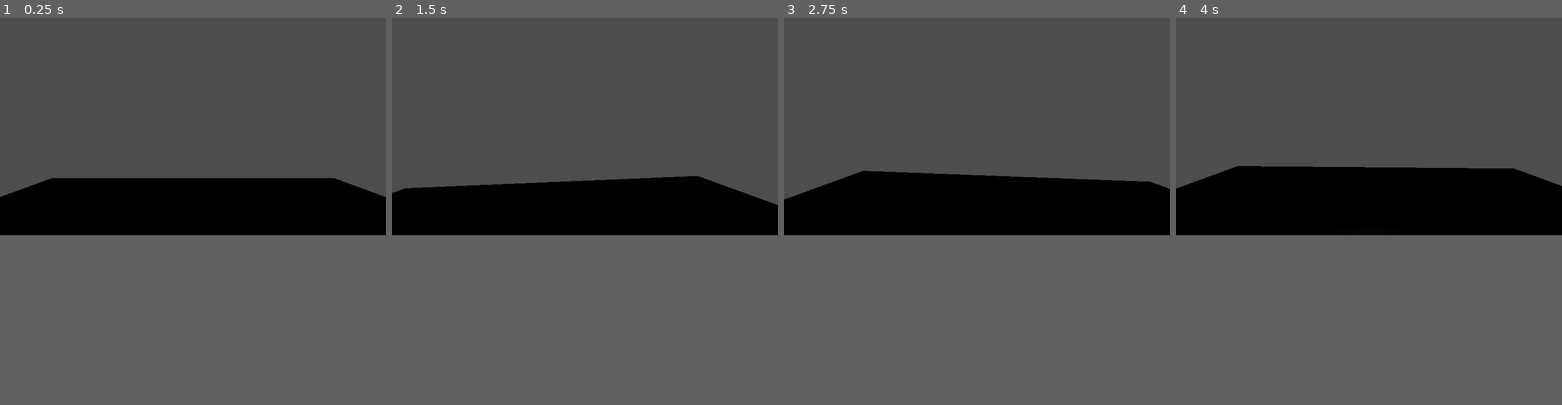
Above: before the commit, frames 1-4 (left to right).
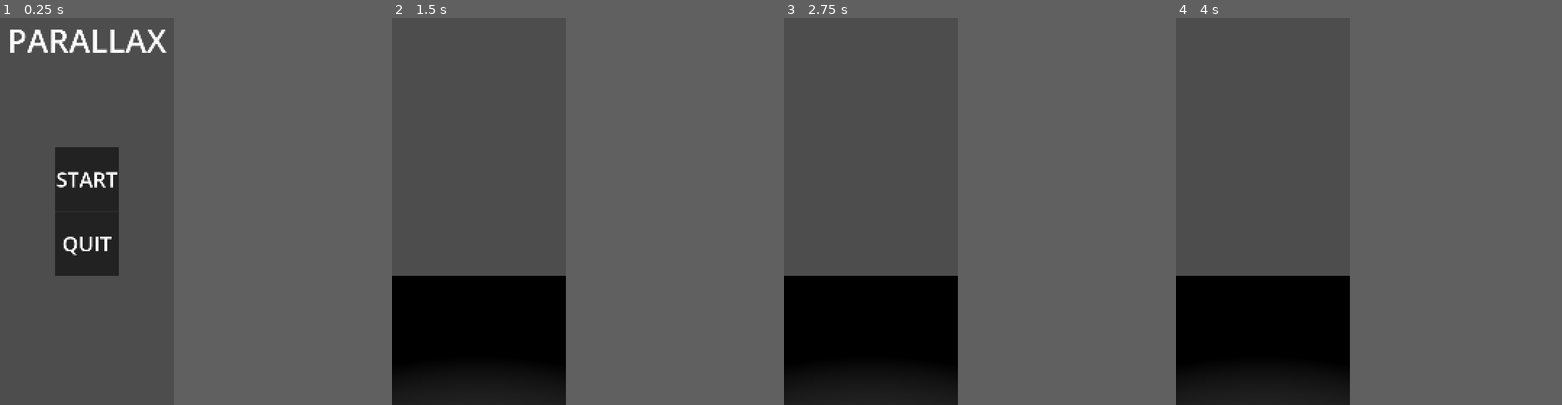
Above: after the commit, the same moments.

Repository: Mornistyr/Parallax
Game: Godot game, scene res://ui/main_menu.tscn
Same seed, same stepped clock (60 frames per second), same inputs: the game is played once before the commit and once after it. Before the commit the project starts from res://world/world.tscn.
Inputs (mouse positions are in pixels of both pictures, inside the frame that each line leads up to):
- Up to frame 1 (0.25 s): no input
- Up to frame 2 (1.5 s): click (585, 107) at 0.5 s, where only the run after the commit has a clickable "START"; tap Enter at 1.25 s; move the mouse to (669, 114) at 1.27 s
- Up to frame 3 (2.75 s): tap Space at 2 s; move the mouse to (899, 137) at 2.02 s
- Up to frame 4 (4 s): tap Enter at 2.75 s; move the mouse to (1407, 79) at 2.77 s; tap Space at 3.5 s; move the mouse to (1349, 168) at 3.52 s
In our replay, the window is 799x449 before the commit and 360x800 after it. These sizes can differ from the game's own. Grey fills any space a smaller window leaves; there, only what the larger window draws over its background counts as a difference.

The runs differ from the first frame. In frame 1, 18% of the frame differs, in the area x 0-100%, y 3-67%; in frame 2, 20%; in frame 3, 21%; in frame 4, 23%, in the area x 0-100%, y 38-100%.

Commit message:
added mobile support and basic events

Diff:
--- a/camera/camera_pivot.gd
+++ b/camera/camera_pivot.gd
@@ -2,7 +2,7 @@
 extends Node3D
 
 
-func _process(delta: float) -> void:
+func _process(_delta: float) -> void:
 	var camera_move_direction = get_viewport().get_mouse_position() / get_viewport().get_visible_rect().size
 	camera_move_direction = (camera_move_direction - Vector2(0.5, 0.5)) * 2
 
--- /dev/null
+++ b/events/base_event.gd
@@ -0,0 +1,18 @@
+class_name Event
+extends Node3D
+
+@onready var visible_on_screen_notifier_3d: VisibleOnScreenNotifier3D = $VisibleOnScreenNotifier3D
+
+func _ready() -> void:
+	setup()
+
+func _on_screen_entered() -> void:
+	LookEvents.looking_at_event()
+
+func _on_screen_exited() -> void:
+	LookEvents.looking_away_from_event()
+
+func setup()-> void:
+	visible_on_screen_notifier_3d.screen_entered.connect(_on_screen_entered)
+	visible_on_screen_notifier_3d.screen_exited.connect(_on_screen_exited)
+	look_at(Vector3.ZERO)
--- /dev/null
+++ b/events/base_event.tscn
@@ -0,0 +1,12 @@
+[gd_scene format=3 uid="uid://cwq6co4u2wg46"]
+
+[ext_resource type="PackedScene" uid="uid://csh7gp1sd0wf7" path="res://First3DAsset.fbx" id="1_kub4t"]
+[ext_resource type="Script" uid="uid://m0k5v5pw4wr6" path="res://events/base_event.gd" id="1_nr71x"]
+
+[node name="BaseEvent" type="Node3D" unique_id=1332809853 groups=["events"]]
+script = ExtResource("1_nr71x")
+
+[node name="First3DAsset" parent="." unique_id=1104715612 instance=ExtResource("1_kub4t")]
+
+[node name="VisibleOnScreenNotifier3D" type="VisibleOnScreenNotifier3D" parent="." unique_id=807271760]
+transform = Transform3D(1, 0, 0, 0, 1, 0, 0, 0, 1, 0, 1, 0)
--- a/events/earlytestingevent.tscn
+++ /dev/null
@@ -1,7 +0,0 @@
-[gd_scene format=3 uid="uid://cwq6co4u2wg46"]
-
-[ext_resource type="PackedScene" uid="uid://csh7gp1sd0wf7" path="res://First3DAsset.fbx" id="1_kub4t"]
-
-[node name="EventRoot" type="Node3D" unique_id=1332809853 groups=["events"]]
-
-[node name="First3DAsset" parent="." unique_id=1104715612 instance=ExtResource("1_kub4t")]
--- /dev/null
+++ b/events/slow_approach.gd
@@ -0,0 +1,20 @@
+class_name SlowApproach
+extends Event
+
+var target_destination : Vector3 = Vector3.ZERO
+var direction_vector : Vector3
+@export var speed : float = 100
+@onready var movement_interval_timer: Timer = $MovementIntervalTimer
+
+func _ready() -> void:
+	setup()
+	var direction : Vector3 = target_destination - position
+	direction_vector = direction.normalized()
+	movement_interval_timer.timeout.connect(_on_movement_interval_timer_timeout)
+
+
+func _on_movement_interval_timer_timeout() -> void:
+		if !visible_on_screen_notifier_3d.is_on_screen():
+			print("off screen, ima coming")
+			print(position)
+			position += direction_vector * speed
--- /dev/null
+++ b/events/slow_approach.tscn
@@ -0,0 +1,18 @@
+[gd_scene format=3 uid="uid://dc5bguuu07x48"]
+
+[ext_resource type="Script" uid="uid://dnqvh87iv0w7r" path="res://events/slow_approach.gd" id="1_0dkwp"]
+[ext_resource type="PackedScene" uid="uid://csh7gp1sd0wf7" path="res://First3DAsset.fbx" id="2_wqy60"]
+
+[node name="SlowApproach" type="Node3D" unique_id=1332809853 groups=["events"]]
+script = ExtResource("1_0dkwp")
+speed = 0.1
+
+[node name="First3DAsset" parent="." unique_id=1104715612 instance=ExtResource("2_wqy60")]
+transform = Transform3D(1, 0, 0, 0, 1, 0, 0, 0, 1, -0.04927349, 0.03944826, -0.01556778)
+
+[node name="VisibleOnScreenNotifier3D" type="VisibleOnScreenNotifier3D" parent="." unique_id=807271760]
+transform = Transform3D(0.5243962, 0, 0, 0, 0.57656235, 0, 0, 0, 0.56318474, 0, 1, 0)
+
+[node name="MovementIntervalTimer" type="Timer" parent="." unique_id=1364220618]
+wait_time = 0.5
+autostart = true
--- /dev/null
+++ b/globals/LookEvents.gd
@@ -0,0 +1,13 @@
+extends Node
+
+var looked_at_events : int = 0
+
+func _ready() -> void:
+	pass
+
+func looking_at_event() -> void:
+	looked_at_events += 1
+
+func looking_away_from_event() -> void:
+	if looked_at_events > 0:
+		looked_at_events -= 1
--- /dev/null
+++ b/player/player.gd
@@ -0,0 +1,14 @@
+extends Node3D
+
+
+var current_rotation: Vector3 = Vector3.ZERO
+
+func _physics_process(delta: float) -> void:
+	# Get the angular velocity in rad/s
+	var gyro_velocity: Vector3 = Input.get_gyroscope()
+
+	# Integrate velocity over time to get rotation
+	current_rotation += gyro_velocity * delta
+
+	# Apply to your object
+	rotation = current_rotation
--- /dev/null
+++ b/player/player.tscn
@@ -0,0 +1,9 @@
+[gd_scene format=3 uid="uid://r0bsg8301ql3"]
+
+[ext_resource type="Script" uid="uid://d2h0rfh3mx8td" path="res://player/player.gd" id="1_oul6g"]
+
+[node name="Player" type="Node3D" unique_id=1330267954]
+script = ExtResource("1_oul6g")
+
+[node name="Camera3D" type="Camera3D" parent="." unique_id=253263233]
+transform = Transform3D(1, 0, 0, 0, 1, 0, 0, 0, 1, 0, 1.066457, 0)
--- a/project.godot
+++ b/project.godot
@@ -11,18 +11,29 @@
 [application]
 
 config/name="Parallax"
-run/main_scene="uid://b28uuj3hkij0d"
+run/main_scene="uid://is4fp42oe8ul"
 config/features=PackedStringArray("4.7", "Mobile")
 config/icon="res://icon.svg"
 
+[autoload]
+
+LookEvents="*uid://p0ltrhfbe6ro"
+
 [display]
 
-window/size/viewport_width=1920
-window/size/viewport_height=1080
+window/size/viewport_width=1080
+window/size/viewport_height=2400
+window/size/resizable=false
+window/stretch/mode="canvas_items"
+window/handheld/orientation=1
 
 [global_group]
 
 events=""
+
+[input_devices]
+
+sensors/enable_gyroscope=true
 
 [physics]
 
@@ -32,3 +43,4 @@
 
 rendering_device/driver.windows="d3d12"
 renderer/rendering_method="mobile"
+textures/vram_compression/import_etc2_astc=true
--- /dev/null
+++ b/ui/main_menu.tscn
@@ -0,0 +1,92 @@
+[gd_scene format=3 uid="uid://is4fp42oe8ul"]
+
+[ext_resource type="Script" uid="uid://cmm637whlybug" path="res://ui/title_screen_panel.gd" id="1_t7e0r"]
+[ext_resource type="PackedScene" uid="uid://b28uuj3hkij0d" path="res://world/world.tscn" id="2_0dkrt"]
+
+[sub_resource type="LabelSettings" id="LabelSettings_gl0q7"]
+font_size = 200
+outline_size = 3
+outline_color = Color(0, 0, 0, 1)
+
+[sub_resource type="LabelSettings" id="LabelSettings_jhoyl"]
+font_size = 128
+
+[sub_resource type="LabelSettings" id="LabelSettings_7urb2"]
+font_size = 128
+
+[node name="Control" type="Control" unique_id=119078016]
+layout_mode = 3
+anchors_preset = 15
+anchor_right = 1.0
+anchor_bottom = 1.0
+grow_horizontal = 2
+grow_vertical = 2
+
+[node name="TitleLabel" type="Label" parent="." unique_id=1464480761]
+layout_mode = 1
+anchors_preset = 10
+anchor_right = 1.0
+offset_bottom = 175.0
+grow_horizontal = 2
+text = "PARALLAX"
+label_settings = SubResource("LabelSettings_gl0q7")
+horizontal_alignment = 1
+vertical_alignment = 1
+
+[node name="TitleScreenPanel" type="Panel" parent="." unique_id=1268150706]
+custom_minimum_size = Vector2(400, 800)
+layout_mode = 1
+anchors_preset = 8
+anchor_left = 0.5
+anchor_top = 0.5
+anchor_right = 0.5
+anchor_bottom = 0.5
+offset_left = -20.0
+offset_top = -20.0
+offset_right = 20.0
+offset_bottom = 20.0
+grow_horizontal = 2
+grow_vertical = 2
+script = ExtResource("1_t7e0r")
+main_scene = ExtResource("2_0dkrt")
+
+[node name="VBoxContainer" type="VBoxContainer" parent="TitleScreenPanel" unique_id=1317290432]
+layout_mode = 1
+anchors_preset = 15
+anchor_right = 1.0
+anchor_bottom = 1.0
+grow_horizontal = 2
+grow_vertical = 2
+alignment = 1
+
+[node name="StartButton" type="Button" parent="TitleScreenPanel/VBoxContainer" unique_id=357586401]
+layout_mode = 2
+size_flags_vertical = 3
+
+[node name="Label" type="Label" parent="TitleScreenPanel/VBoxContainer/StartButton" unique_id=139586351]
+layout_mode = 1
+anchors_preset = 15
+anchor_right = 1.0
+anchor_bottom = 1.0
+grow_horizontal = 2
+grow_vertical = 2
+text = "START"
+label_settings = SubResource("LabelSettings_jhoyl")
+horizontal_alignment = 1
+vertical_alignment = 1
+
+[node name="QuitButton" type="Button" parent="TitleScreenPanel/VBoxContainer" unique_id=1052062927]
+layout_mode = 2
+size_flags_vertical = 3
+
+[node name="Label" type="Label" parent="TitleScreenPanel/VBoxContainer/QuitButton" unique_id=1691358475]
+layout_mode = 1
+anchors_preset = 15
+anchor_right = 1.0
+anchor_bottom = 1.0
+grow_horizontal = 2
+grow_vertical = 2
+text = "QUIT"
+label_settings = SubResource("LabelSettings_7urb2")
+horizontal_alignment = 1
+vertical_alignment = 1
--- /dev/null
+++ b/ui/title_screen_panel.gd
@@ -0,0 +1,18 @@
+extends Panel
+@onready var start_button: Button = $VBoxContainer/StartButton
+@onready var quit_button: Button = $VBoxContainer/QuitButton
+@export var main_scene : PackedScene
+
+
+
+
+func _ready() -> void:
+	start_button.pressed.connect(_on_start_button_pressed)
+	quit_button.pressed.connect(_on_quit_button_pressed)
+
+func _on_start_button_pressed() -> void:
+	if main_scene:
+		get_tree().change_scene_to_packed(main_scene)
+
+func _on_quit_button_pressed() -> void:
+	get_tree().quit()
--- a/world/world.tscn
+++ b/world/world.tscn
@@ -1,16 +1,19 @@
 [gd_scene format=3 uid="uid://b28uuj3hkij0d"]
 
 [ext_resource type="PackedScene" uid="uid://dw4kyom1tsl0u" path="res://floor/floor.tscn" id="1_6xmxd"]
-[ext_resource type="PackedScene" uid="uid://bgp2qw7ay8vyy" path="res://camera/camera_pivot.tscn" id="2_tcf2h"]
+[ext_resource type="PackedScene" uid="uid://dc5bguuu07x48" path="res://events/slow_approach.tscn" id="4_h5o24"]
+[ext_resource type="PackedScene" uid="uid://r0bsg8301ql3" path="res://player/player.tscn" id="4_mmdvd"]
 
 [node name="World" type="Node3D" unique_id=1926259917]
 
 [node name="Floor" parent="." unique_id=407056718 instance=ExtResource("1_6xmxd")]
+transform = Transform3D(1, 0, 0, 0, 1, 0, 0, 0, 1, 0, -1, 0)
 
 [node name="OmniLight3D" type="OmniLight3D" parent="." unique_id=1917278118]
 transform = Transform3D(1, 0, 0, 0, 1, 0, 0, 0, 1, 0, 0.9877703, 0)
 
-[node name="CameraPivot" parent="." unique_id=1186864572 instance=ExtResource("2_tcf2h")]
-transform = Transform3D(1, 0, 0, 0, 1, 0, 0, 0, 1, 0, 4.1475325, 0)
+[node name="SlowApproach" parent="." unique_id=1332809853 instance=ExtResource("4_h5o24")]
+transform = Transform3D(1, 0, 0, 0, 1, 0, 0, 0, 1, 7.8706903, 0.23728228, -8.114287)
 
-[editable path="CameraPivot"]
+[node name="Player" parent="." unique_id=1330267954 instance=ExtResource("4_mmdvd")]
+transform = Transform3D(1, 0, 0, 0, 1, 0, 0, 0, 1, 0, 1, 0)
Binary file changed: First3DAsset.fbx
Not shown, added: events/base_event.gd.uid
Not shown, added: events/slow_approach.gd.uid
Not shown, added: export_presets.cfg
Not shown, added: globals/LookEvents.gd.uid
Not shown, added: player/player.gd.uid
Not shown, added: ui/title_screen_panel.gd.uid
Not shown, changed: First3DAsset.blend
Not shown, changed: First3DAsset.blend1
Not shown, added: exports/tresting2.apk
Not shown, added: exports/tresting2.apk.idsig
